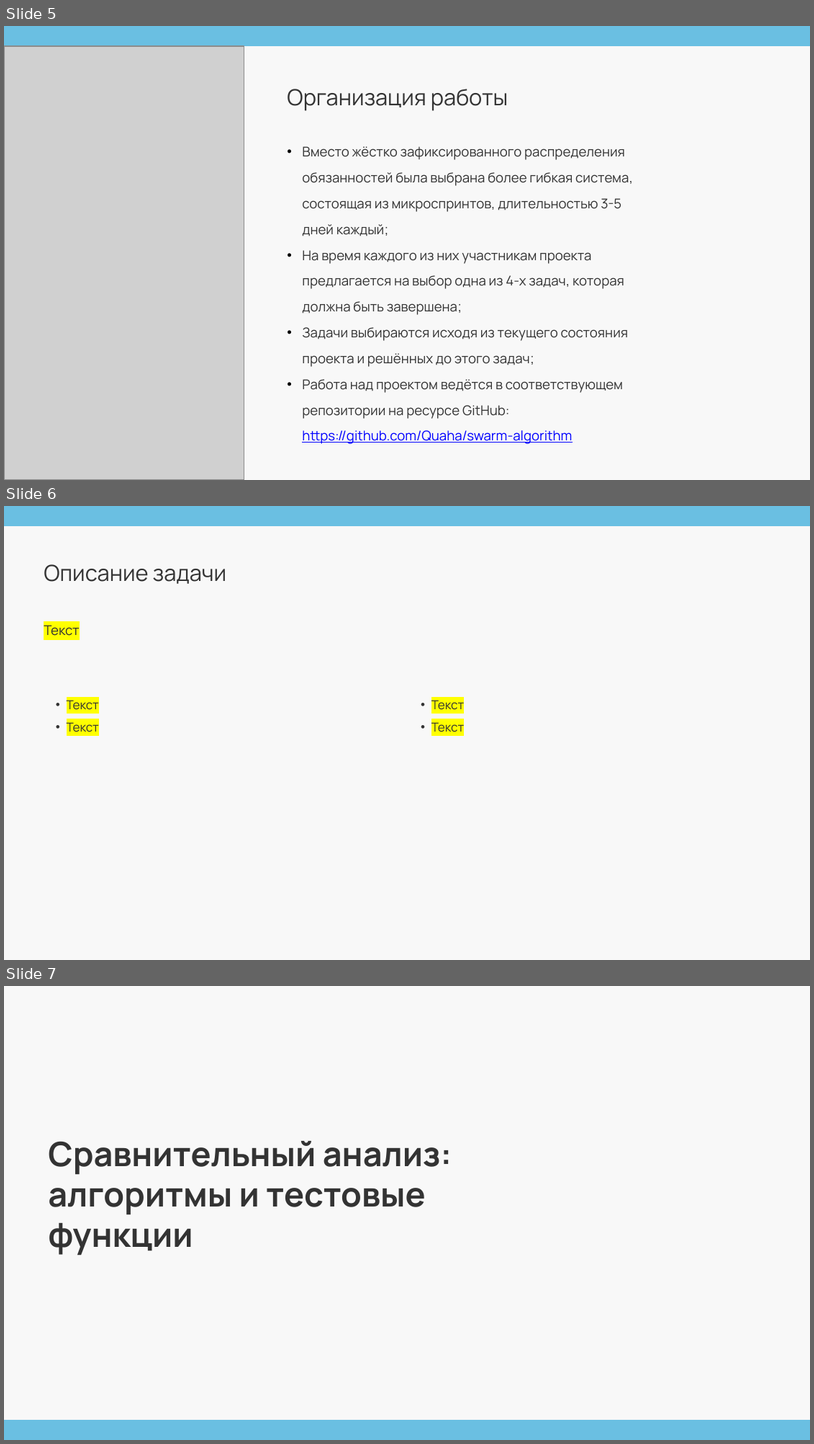
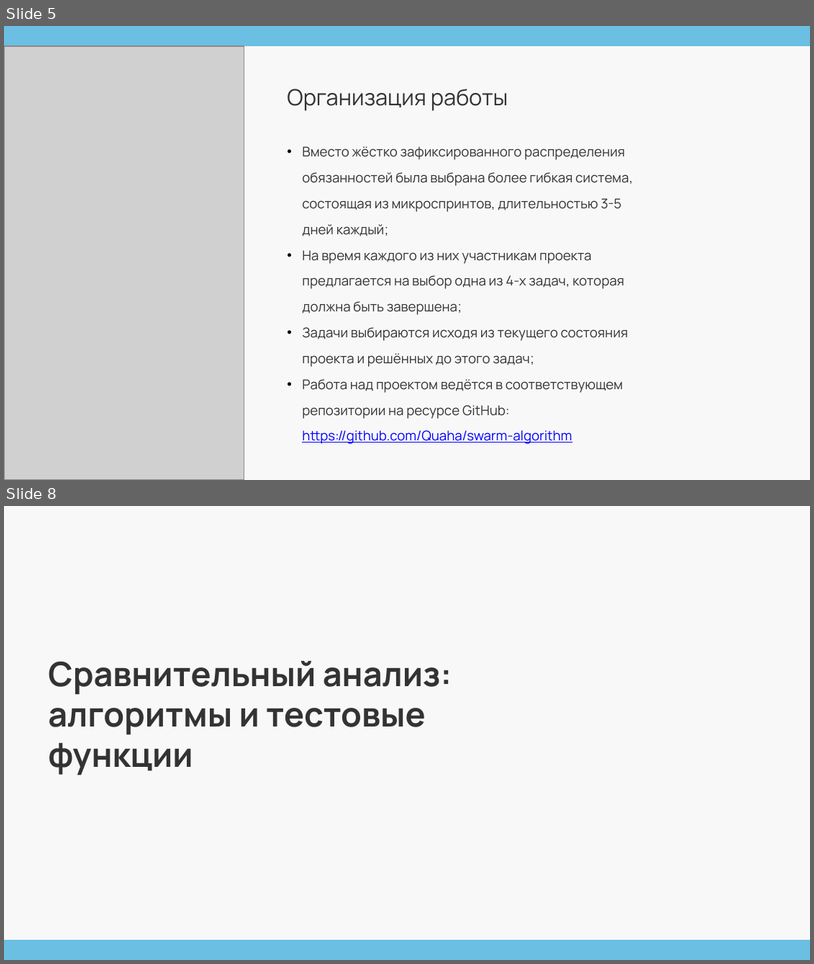
Before and after one commit to Quaha/swarm-algorithm, a slide deck: materials/Презентация.pptx. Shown one above the other, each under a label of ours: slides 5, 6 and 7 before the commit, slides 5 and 8 after it; the slides between them are not shown. The pictures are 814x1444 and 814x964 pixels, drawn with LibreOffice and Linux fonts; fonts in the diff are those of the drawing; grey boxes stand for pictures. Boxes give left, top, right and bottom in pixels: in the first picture for what was removed or moved away, otherwise in the second. Text is boxed around its words. In the diff, an @@ line names an element or a change of style, - is before the commit and + after.

```diff
--- a/materials/Презентация.pptx
+++ b/materials/Презентация.pptx
@@ slide 6 removed at <box>4,506,810,960</box>, background #F8F8F8; not listed: 1 template element that a slide beside it also shows @@
@@ title removed at <box>44,564,227,584</box> @@
-Описание задачи
@@ text removed at <box>44,625,79,636</box> @@
-Текст
@@ text removed at <box>67,700,99,732</box> @@
-  • Текст
-  • Текст
@@ text removed at <box>432,700,464,732</box> @@
-  • Текст
-  • Текст
@@ what was slide 7 is now slide 8 @@
```
Also in this commit, not shown: 2 slides added.
